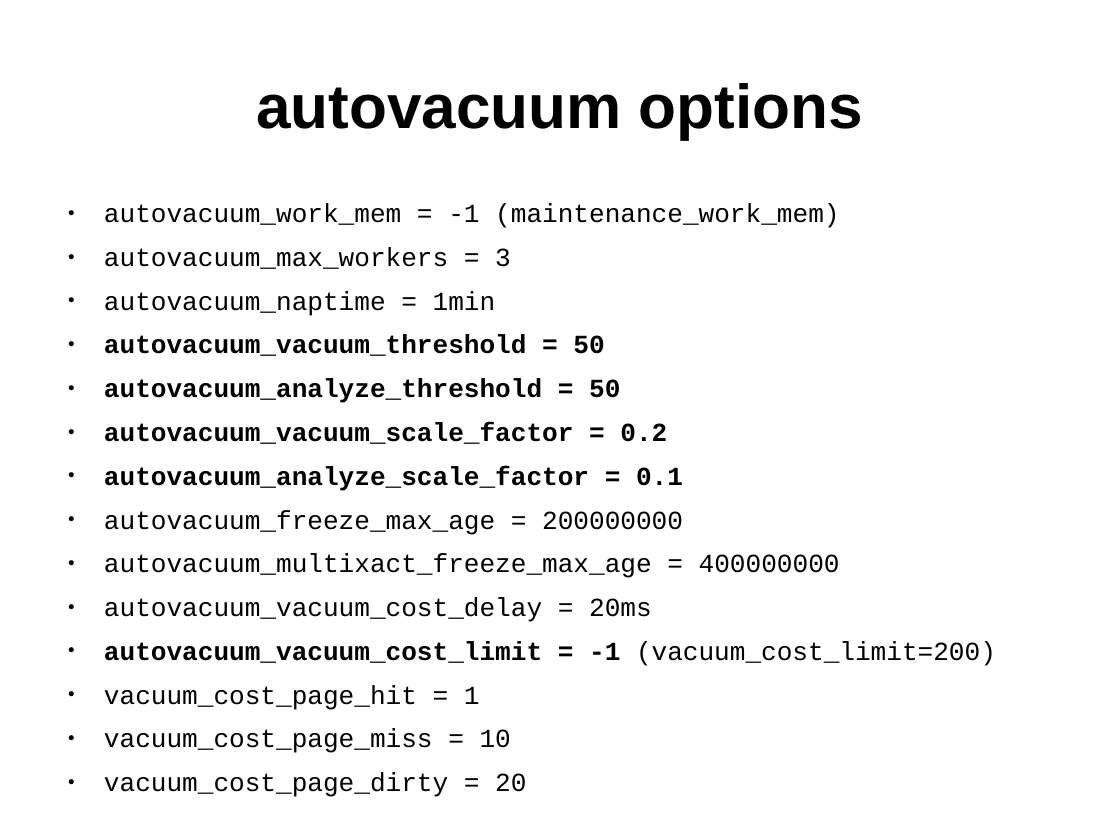
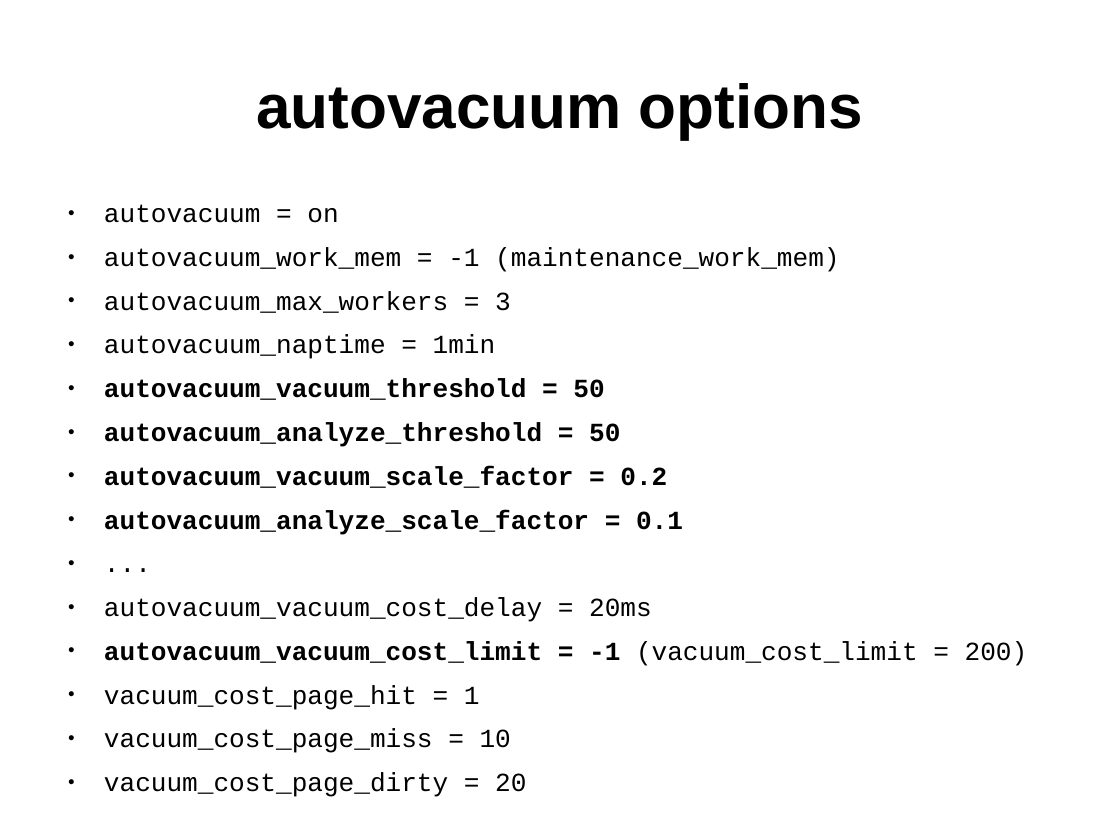
Before and after one commit to tvondra/perf_tuning_training, a slide deck: slide 26 of perf-tuning-training.odp (slide 25 before the commit). Drawn at 1120x840 pixels with LibreOffice and Linux fonts; fonts in the diff are those of the drawing. Boxes give left, top, right and bottom in pixels: in the first picture for what was removed or moved away, otherwise in the second. Text is boxed around its words. In the diff, an @@ line names an element or a change of style, - is before the commit and + after.

```diff
--- a/perf-tuning-training.odp
+++ b/perf-tuning-training.odp
@@ text at box(104, 204, 338, 223): paragraph added @@
+● autovacuum = on
@@ text at box(104, 510, 840, 578): text changed @@
-● autovacuum_freeze_max_age = 200000000
-● autovacuum_multixact_freeze_max_age = 400000000
+● ...
@@ text at box(104, 642, 1028, 666): spaces changed @@
-● autovacuum_vacuum_cost_limit = -1 (vacuum_cost_limit=200)
+● autovacuum_vacuum_cost_limit = -1 (vacuum_cost_limit = 200)
```
Also in this commit, not shown: 24 other slides changed, 13 slides added, 25 slides removed, 1 other file.
